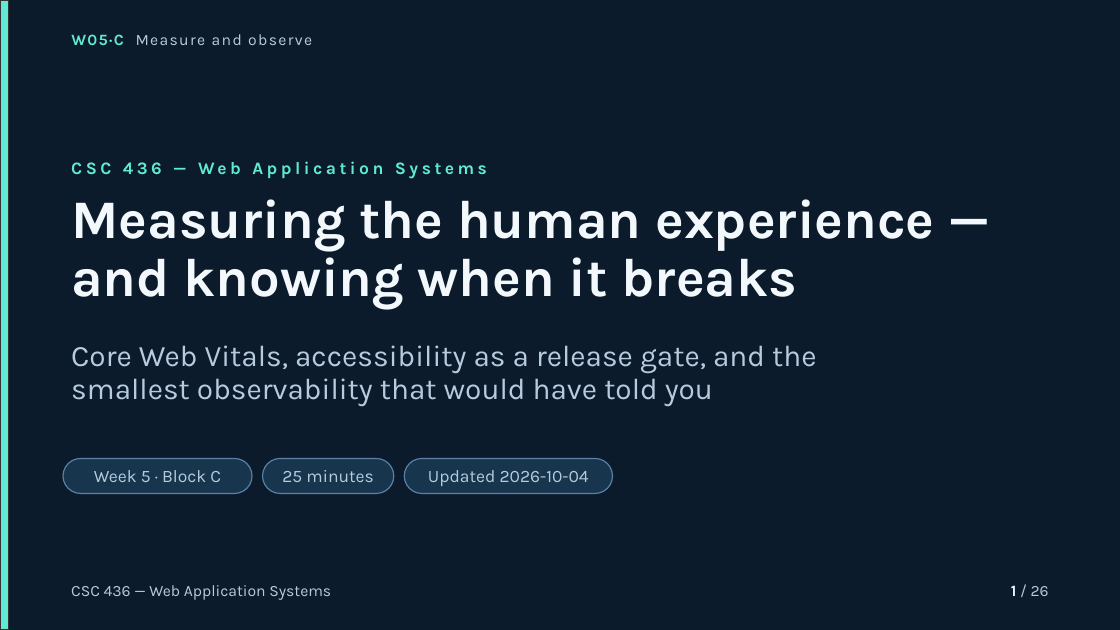
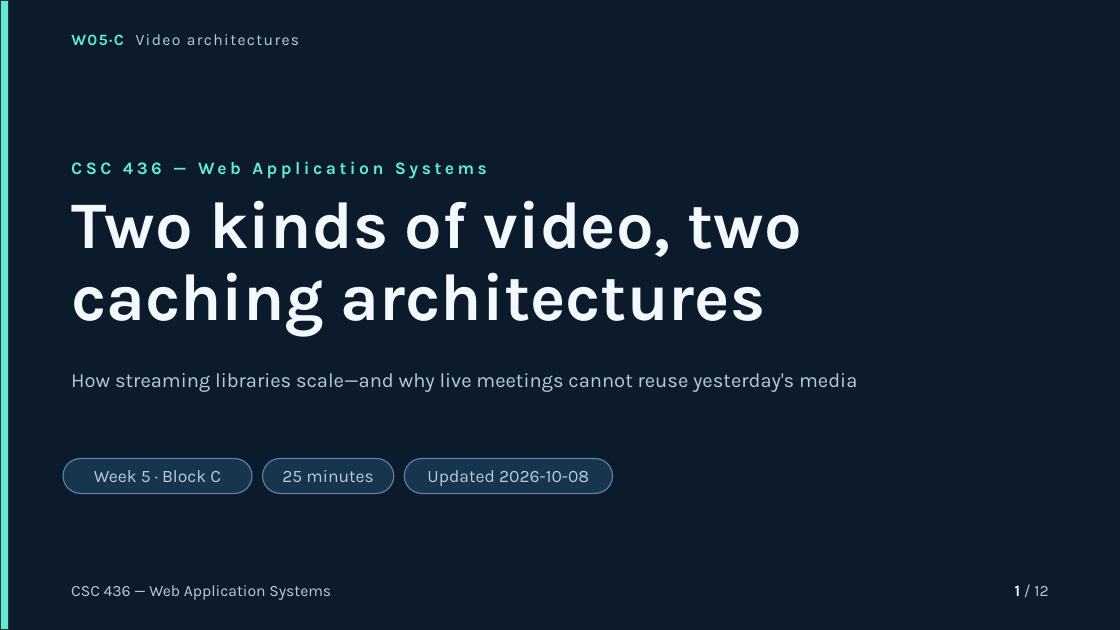
Before and after one commit to bodonnell-DePaul/webapps_week05, a slide deck: slide 1 of presentations/week05-blockC.pptx. Drawn at 1120x630 pixels with LibreOffice and Linux fonts; fonts in the diff are those of the drawing. Boxes give left, top, right and bottom in pixels: in the first picture for what was removed or moved away, otherwise in the second. Text is boxed around its words. In the diff, an @@ line names an element or a change of style, - is before the commit and + after.

```diff
--- a/presentations/week05-blockC.pptx
+++ b/presentations/week05-blockC.pptx
@@ text at (71, 34, 299, 45): text changed @@
-W05·C Measure and observe
+W05·C Video architectures
@@ text at (71, 200, 802, 337): text changed; size 46.5 to 57 pt @@
-Measuring the human experience — and knowing when it breaks
+Two kinds of video, two caching architectures
@@ text at (71, 373, 857, 392): text changed; size 25.5 to 17.2 pt @@
-Core Web Vitals, accessibility as a release gate, and the smallest observability that would have told you
+How streaming libraries scale—and why live meetings cannot reuse yesterday's media
@@ text at (427, 470, 589, 486): text changed @@
-Updated 2026-10-04
+Updated 2026-10-08
@@ text at (1015, 585, 1048, 596): text changed @@
-1 / 26
+1 / 12
```
Also in this commit, not shown: 11 slides added, 25 slides removed, 20 other files.
